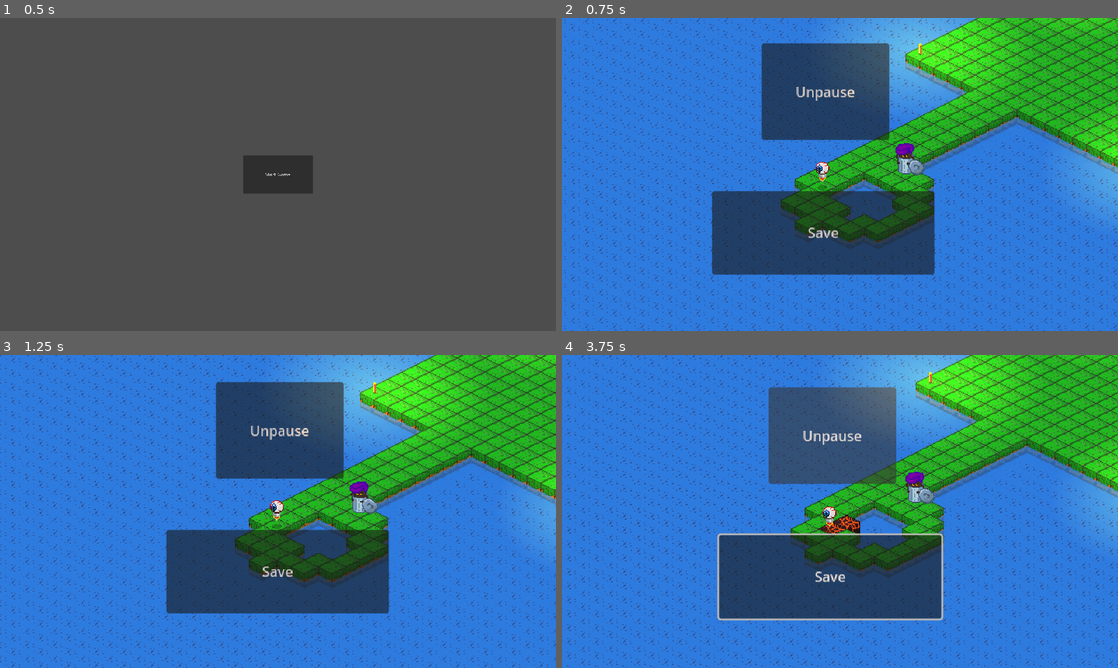
Above: before the commit, frames 1-4 (two rows, left to right).
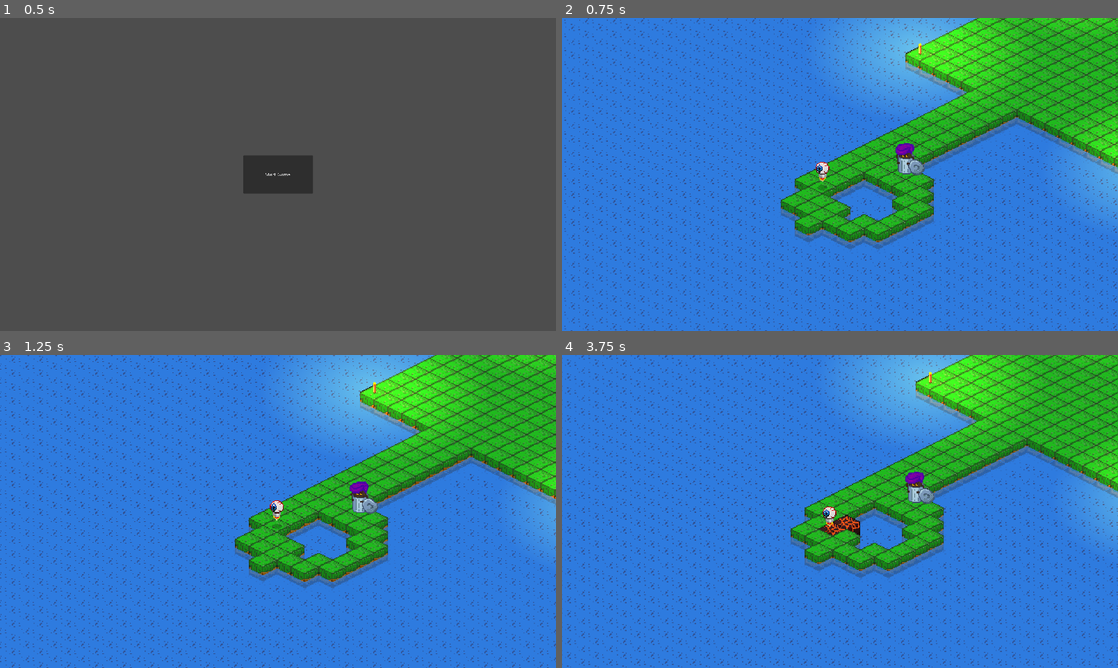
Above: after the commit, the same moments.

Repository: Dakhota-R/GodotSVClone
Game: Godot game, scene res://scenes/mainMenu.tscn
The game is run twice, just before and just after one commit, with the same random seed, the same clock (stepped at 60 frames per second) and the same inputs.
Inputs (mouse positions are in pixels of both pictures, inside the frame that each line leads up to):
- Up to frame 1 (0.5 s): no input
- Up to frame 2 (0.75 s): click "Start Game" at 0.5 s
- Up to frame 3 (1.25 s): no input
- Up to frame 4 (3.75 s): click (840, 570) at 1.25 s, where only the run before the commit has a clickable "Save"; click (845, 430) at 2 s, where only the run before the commit has a clickable "Unpause"; hold Right (ui_right) 2.78-3.53 s; tap E (Interact) at 2.85, 3.6 s; hold Down (ui_down) from 3.53 s (still down)

Frame 1 is identical in both runs. In frame 2, 18% of the frame differs, in the area x 27-67%, y 8-82%; in frame 3, 18%; in frame 4, 18%, in the area x 27-69%, y 6-85%.

Commit message:
feat/pause-functional
Added pausemenu
Added pausing and unpausing

Diff:
--- a/scenes/Player.tscn
+++ b/scenes/Player.tscn
@@ -9,6 +9,7 @@
 [ext_resource type="Script" path="res://scripts/shadow.gd" id="5_kyf2t"]
 [ext_resource type="Texture2D" uid="uid://12t75dfy4qqg" path="res://assets/SpriteSheets/FLoatyEyeGuySpriteSheet.png" id="7_n8hey"]
 [ext_resource type="Texture2D" uid="uid://87vt5ig6hoqf" path="res://assets/normalMaps/FLoatyEyeGuySpriteSheet_n.png" id="8_xtjgd"]
+[ext_resource type="PackedScene" uid="uid://cguapap4djrqf" path="res://scenes/pause_menu.tscn" id="10_0osvq"]
 
 [sub_resource type="CompressedTexture2D" id="CompressedTexture2D_noyh7"]
 
@@ -132,26 +133,5 @@
 "": SubResource("AnimationLibrary_fckn3")
 }
 
-[node name="PauseMenu" type="Control" parent="."]
-z_index = 5
-z_as_relative = false
-layout_mode = 3
-anchors_preset = 0
-offset_right = 40.0
-offset_bottom = 40.0
-
-[node name="Button" type="Button" parent="PauseMenu"]
-layout_mode = 0
-offset_left = -127.0
-offset_top = 21.0
-offset_right = 129.0
-offset_bottom = 117.0
-text = "Save"
-
-[node name="Button2" type="Button" parent="PauseMenu"]
-layout_mode = 0
-offset_left = -70.0
-offset_top = -149.0
-offset_right = 77.0
-offset_bottom = -38.0
-text = "Unpause"
+[node name="PauseMenu" parent="." instance=ExtResource("10_0osvq")]
+visible = false
--- /dev/null
+++ b/scenes/pause_menu.tscn
@@ -0,0 +1,31 @@
+[gd_scene load_steps=2 format=3 uid="uid://cguapap4djrqf"]
+
+[ext_resource type="Script" path="res://scripts/pause_menu.gd" id="1_oo8x0"]
+
+[node name="PauseMenu" type="Control"]
+process_mode = 2
+z_index = 5
+z_as_relative = false
+layout_mode = 3
+anchors_preset = 0
+offset_right = 40.0
+offset_bottom = 40.0
+script = ExtResource("1_oo8x0")
+
+[node name="Unpause" type="Button" parent="."]
+layout_mode = 0
+offset_left = -126.0
+offset_top = -146.0
+offset_right = 130.0
+offset_bottom = -50.0
+text = "Unpause"
+
+[node name="Save" type="Button" parent="."]
+layout_mode = 0
+offset_left = -75.0
+offset_top = 47.0
+offset_right = 72.0
+offset_bottom = 158.0
+text = "Save"
+
+[connection signal="pressed" from="Unpause" to="." method="_on_unpause_pressed"]
--- a/scenes/root.tscn
+++ b/scenes/root.tscn
@@ -174,7 +174,6 @@
 stretch_mode = 1
 
 [node name="SpawnTiles" type="TileMapLayer" parent="."]
-visible = false
 y_sort_enabled = true
 tile_map_data = PackedByteArray("AAD+/wIAAAACAAAAAAAAAP7/AAABAAAAAAAJAPX/AAADAAAAAAAJAOn/AAADAAAAAAD4/+n/AAADAAAAAAD4//X/AAADAAAAAAA=")
 tile_set = SubResource("TileSet_rwevf")
--- /dev/null
+++ b/scripts/pause_menu.gd
@@ -0,0 +1,15 @@
+extends Control
+
+@onready var rootNode = get_tree().get_root().get_node("Root")
+
+# Called when the node enters the scene tree for the first time.
+func _ready() -> void:
+	pass # Replace with function body.
+
+
+
+
+func _on_unpause_pressed() -> void:
+	var pause_menu_node = rootNode.get_node("Objects/Player/PauseMenu")
+	pause_menu_node.set_visible(false)
+	get_tree().paused = false
--- a/scripts/player.gd
+++ b/scripts/player.gd
@@ -4,7 +4,7 @@
 var moving = false
 var input_dir
 
-var player_pos = Vector2i(0, 1)
+var player_pos = Vector2i(0, 0)
 
 var tilemaps_dict = {
 	"floor_tiles": [],
@@ -58,12 +58,21 @@
 	input_dir = Vector2.ZERO
 
 #-DOWN-------------------------------------------------------------
-	if Input.is_action_pressed("ui_down"):
+	if Input.is_action_pressed("ui_down") and not Input.is_action_pressed("ui_right"):
 		input_dir = Vector2(-1, .5)
 		next_pos = Vector2i(player_pos.x, player_pos.y + 1)
 		anim_side = "Front"
 		anim_flip = false
 		direction = "down"
+
+		move(next_pos, speed)
+#-LEFT---------------------------------------------------------------
+	elif Input.is_action_pressed("ui_left"):
+		input_dir = Vector2(-1, -.5)
+		next_pos = Vector2i(player_pos.x - 1, player_pos.y)
+		anim_side = "Back"
+		anim_flip = false
+		direction = "left"
 
 		move(next_pos, speed)
 #-UP---------------------------------------------------------------
@@ -73,15 +82,6 @@
 		anim_side = "Back"
 		anim_flip = true
 		direction = "up"
-
-		move(next_pos, speed)
-#-LEFT---------------------------------------------------------------
-	elif Input.is_action_pressed("ui_left"):
-		input_dir = Vector2(-1, -.5)
-		next_pos = Vector2i(player_pos.x - 1, player_pos.y)
-		anim_side = "Back"
-		anim_flip = false
-		direction = "left"
 
 		move(next_pos, speed)
 #-RIGHT------------------------------------------------------------
@@ -169,7 +169,6 @@
 
 func play_npc_dialog():
 
-
 	var npc = rootNode.get_node("Objects/Trashke")
 	var dialog_list = npc.dialogue_list
 
@@ -213,3 +212,11 @@
 
 func update_camera():
 	self.get_node("Smoothing2D").get_node("Camera2D").global_position = self.global_position
+
+
+
+func _on_unpause_pressed() -> void:
+	get_tree().paused = false
+
+func _on_save_pressed() -> void:
+	pass # Replace with function body.
--- a/scripts/root.gd
+++ b/scripts/root.gd
@@ -10,4 +10,6 @@
 func _process(delta: float) -> void:
 	delta = delta
 	if Input.is_action_just_pressed("Pause"):
+		var pause_menu_node = self.get_node("Objects/Player/PauseMenu")
+		pause_menu_node.set_visible(true)
 		get_tree().paused = true
Not shown: 1 places in scenes/Player.tscn that only renumber resources
Not shown, added: scripts/json
